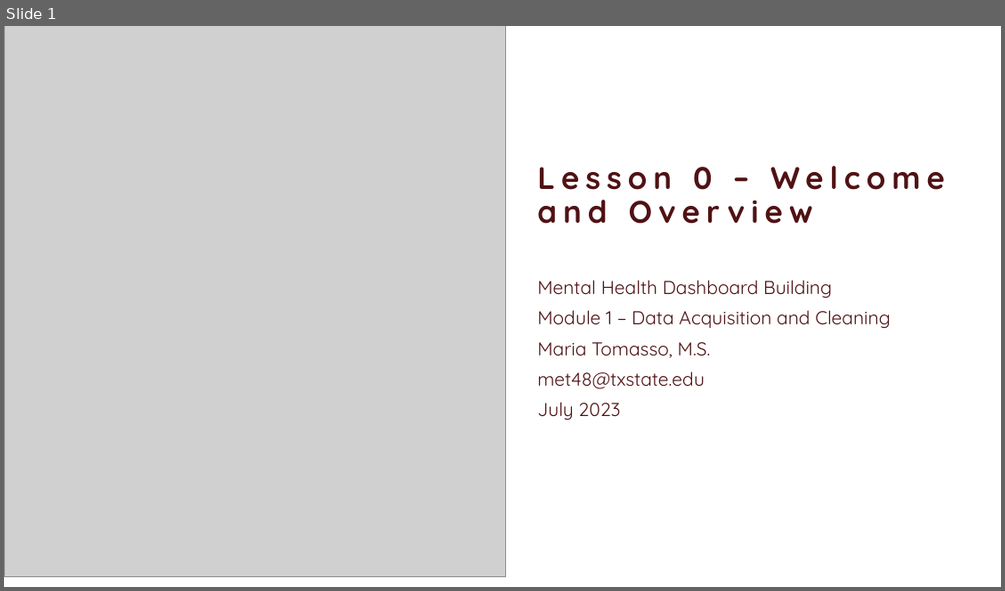
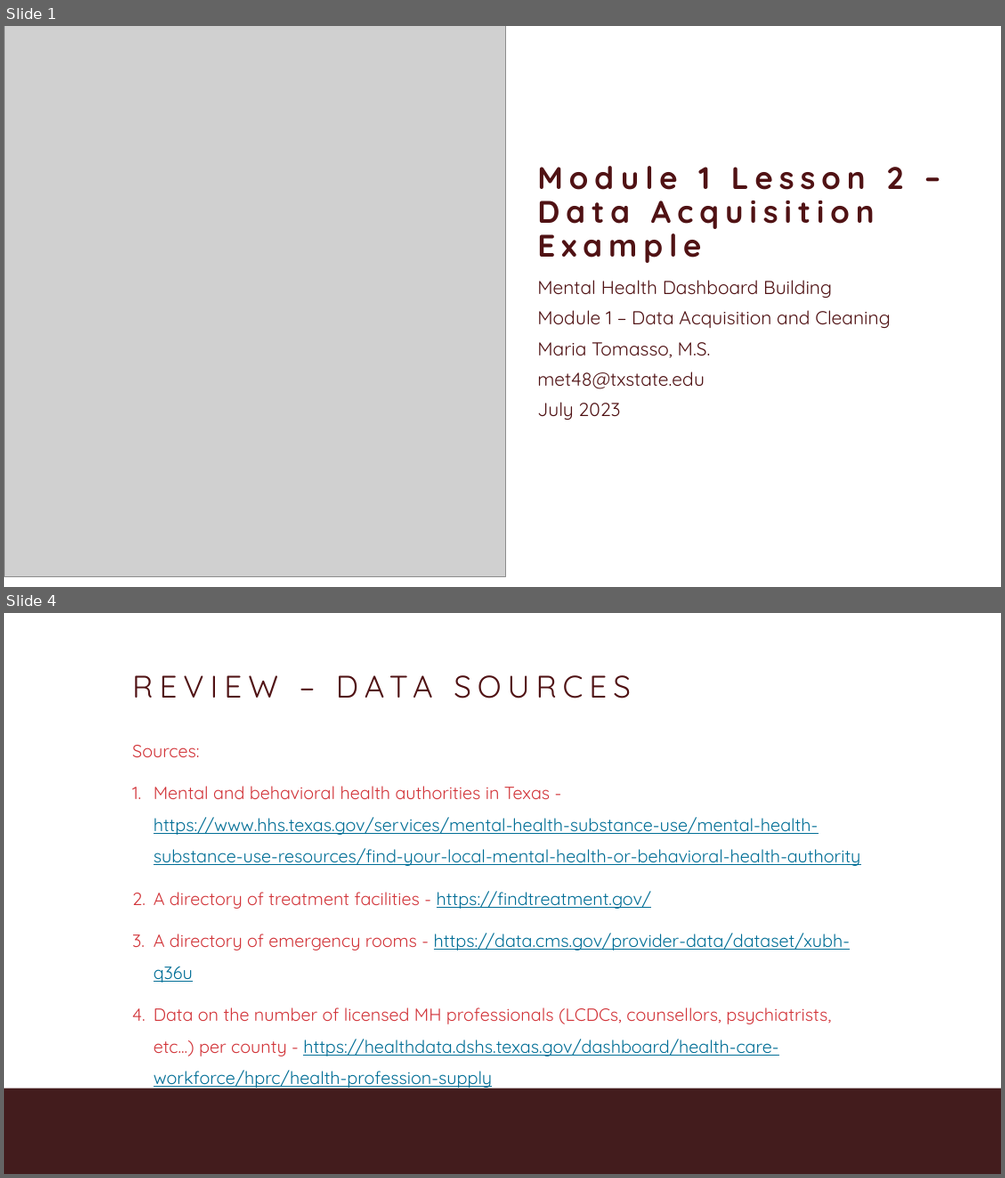
Before and after one commit to MariaElise-T/MH_Dashboard_Tutorial, a slide deck: Formatted Slides/Module1_Video2.pptx. Shown one above the other, each under a label of ours: slide 1 before the commit, slides 1 and 4 after it; the slides between them are not shown. The pictures are 1005x591 and 1005x1178 pixels, drawn with LibreOffice and Linux fonts; fonts in the diff are those of the drawing; grey boxes stand for pictures; background and template pictures are left out. Boxes give left, top, right and bottom in pixels: in the first picture for what was removed or moved away, otherwise in the second. Text is boxed around its words. In the diff, an @@ line names an element or a change of style, - is before the commit and + after.

```diff
--- a/Formatted Slides/Module1_Video2.pptx
+++ b/Formatted Slides/Module1_Video2.pptx
@@ slide 4 added at <box>4,613,1001,1174</box>, background #FFFFFF; not listed: 1 template element that a slide beside it also shows @@
@@ title added at <box>129,669,876,715</box>, 60 pt, text #501214 @@
+REVIEW – DATA SOURCES
@@ text added at <box>132,745,861,1089</box>, 34 pt, text #006E96, underline @@
+Sources:
+1. Mental and behavioral health authorities in Texas - https://www.hhs.texas.gov/services/mental-health-substance-use/mental-health-substance-use-resources/find-your-local-mental-health-or-behavioral-health-authority
+2. A directory of treatment facilities - https://findtreatment.gov/
+3. A directory of emergency rooms - https://data.cms.gov/provider-data/dataset/xubh-q36u
+4. Data on the number of licensed MH professionals (LCDCs, counsellors, psychiatrists, etc...) per county - https://healthdata.dshs.texas.gov/dashboard/health-care-workforce/hprc/health-profession-supply
@@ slide 1 changed as well @@
@@ title at <box>537,166,904,263</box>: text changed @@
-Lesson 0 – Welcome and Overview
+Module 1 Lesson 2 – Data Acquisition Example
```
Also in this commit, not shown: 2 other slides changed, 16 other slides added, 9 other files.
